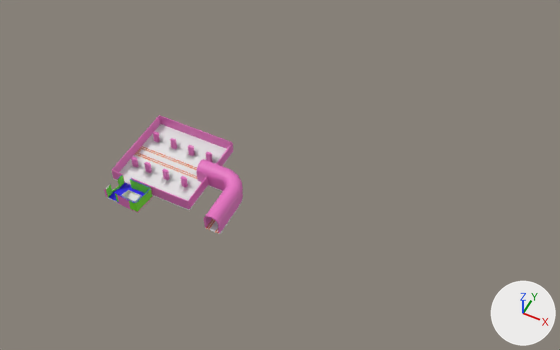
The FBX model Assets/Models/env/Level/Level2.fbx as it was, and as the next commit left it.
Camera for both pictures: a 50 mm lens placed at (39.3, -57.7, 88.5), pointed at (3.4, 14.2, -1.4). Every picture has the same lights, and +X, +Y and +Z are marked at lower right. Vertices at the same position are counted once.
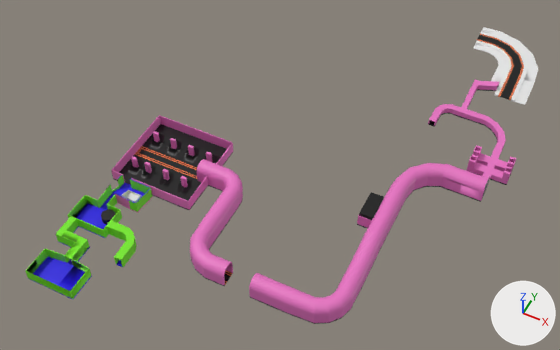
What differs and where, as boxes [x1, y1, x2, y2] in the pictures (560 x 350 px):
```json
{"object": "Cube.001", "change": "recoloured, reshaped", "before": [104, 115, 243, 234], "after": [25, 27, 538, 324], "on screen": "267% wider, 148% taller"}
{"part": 1, "of": "me_cube_001", "change": "added", "after": [101, 209, 115, 224]}
{"part": 2, "of": "me_cube_001", "change": "added", "after": [249, 80, 516, 324]}
{"part": 3, "of": "me_cube_001", "change": "added", "after": [473, 27, 538, 105]}
{"part": 4, "of": "me_cube_001", "change": "built on", "before": [104, 184, 119, 202], "after": [25, 189, 233, 299]}
```

Scene script edits in JSON lines:
```json
{"op": "set", "path": "mat_asphalt.base_color", "old": "(0.8, 0.8, 0.8)", "new": "(0.0, 0.0, 0.0)", "note": "white #e7e7e7 -> black #000000"}
{"op": "add", "block": "mat_metal_shutters", "code": ["mat_metal_shutters = principled_material('Metal Shutters')", "mat_metal_shutters.base_color = (0.119, 0.119, 0.119)  # dark grey #616161"]}
{"op": "add", "block": "mat_pavement", "code": ["mat_pavement = principled_material('Pavement')", "mat_pavement.base_color = (0.8, 0.8, 0.8)  # white #e7e7e7"]}
{"op": "add", "block": "mat_grass", "code": ["mat_grass = principled_material('Grass')", "mat_grass.base_color = (0.8, 0.8, 0.8)  # white #e7e7e7"]}
{"block": "me_cube_001", "where": "# used by ob_cube_001; location = (0.0, 0.0, 0.0)"}
{"op": "remove", "block": "me_cube_001", "code": "me_cube_001.from_pydata(...)  # 2015 vertices, 2022 faces; spans x -18.4..1.3, y -3.1..14.4, z -0.9..3.2"}
{"op": "add", "block": "me_cube_001", "code": "me_cube_001.from_pydata(...)  # 5839 vertices, 5923 faces; spans x -18.6..35.5, y -19.6..60.2, z -0.9..4.0"}
{"block": "me_cube_001", "change": "me_cube_001 part 1: a new loose piece, a 32-sided cylinder along z spanning x -14.9..-12.9, y -7.3..-5.3, z -0.1..1.9, in mat_asphalt (black #000000)"}
{"block": "me_cube_001", "change": "me_cube_001 part 2: a new loose piece of 2634 vertices spanning x 10.1..35.5, y -8.4..45.7, z -0.1..4.0"}
{"block": "me_cube_001", "change": "me_cube_001 part 3: a new loose piece of 282 vertices spanning x 21.5..33.5, y 43.4..60.2, z 1.5..1.9"}
{"block": "me_cube_001", "change": "me_cube_001 part 4: 1 vertex moved within x -16.3, y -3.0, z 0.9; 5 vertices removed from x -16.8..-14.4, y -3.0, z 0.9..2.7; 849 vertices added at x -18.6..6.2, y -19.6..-1.9, z -0.1..3.2"}
{"op": "add", "block": "me_cube_001", "code": "me_cube_001.materials.append(mat_metal_shutters)  # dark grey #616161"}
{"op": "add", "block": "me_cube_001", "code": "me_cube_001.materials.append(mat_pavement)  # white #e7e7e7"}
{"op": "add", "block": "me_cube_001", "code": "me_cube_001.materials.append(mat_grass)  # white #e7e7e7"}
```
